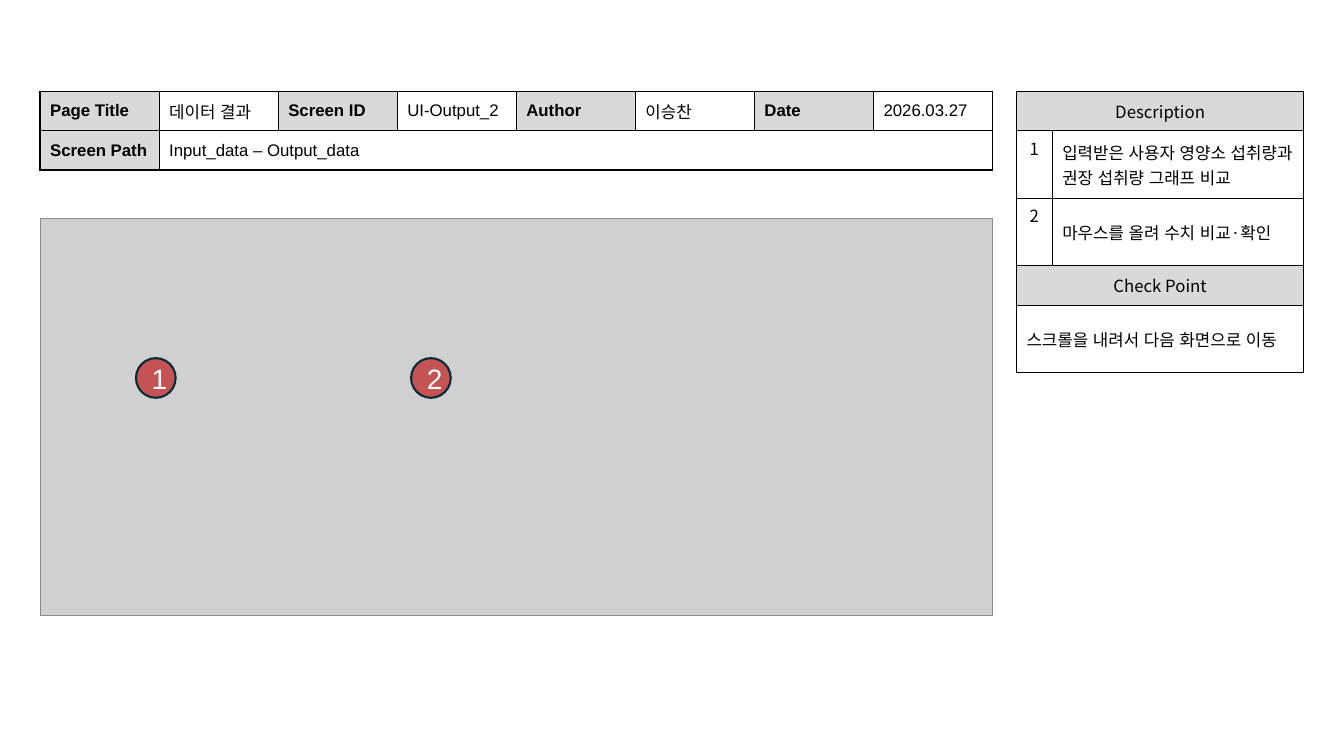
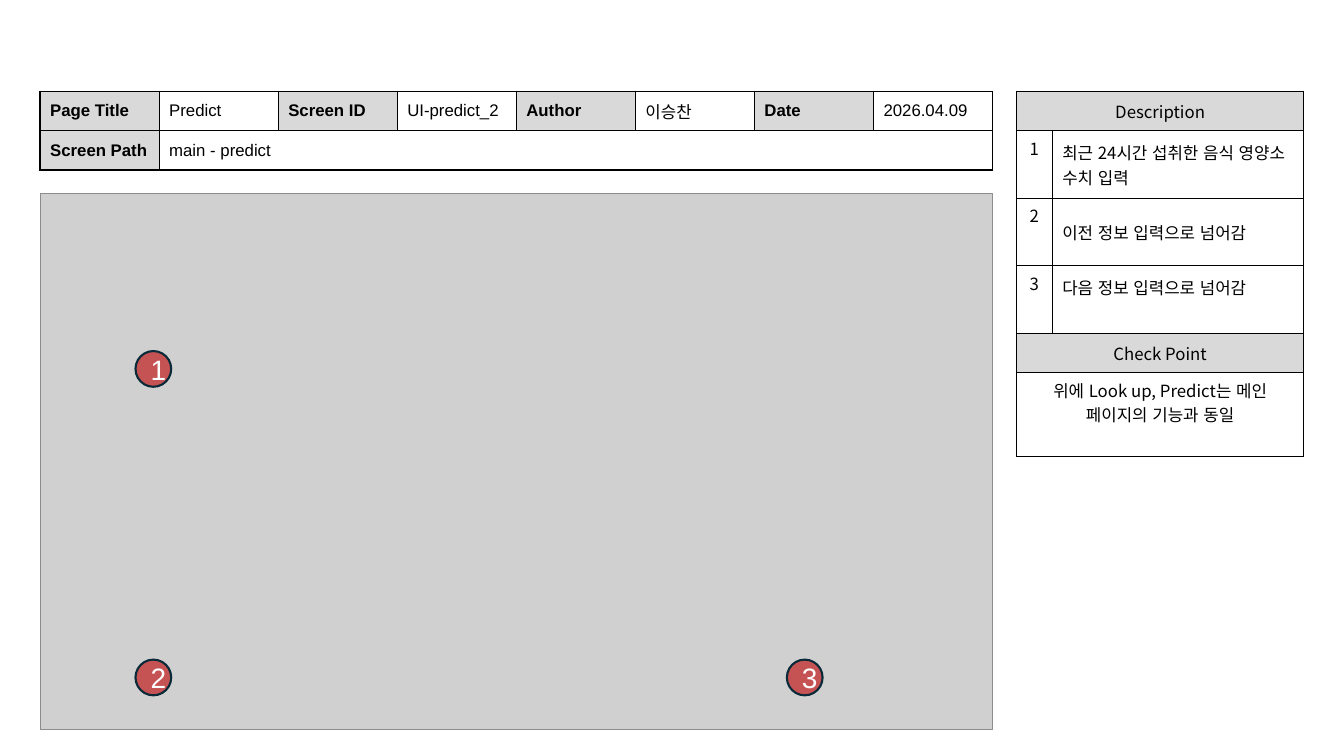
Before and after one commit to dc-inside/LeeSeungChan, a slide deck: slide 3 of 1차 프로젝트/기획/화면 설계서.pptx. Drawn at 1344x756 pixels with LibreOffice and Linux fonts; fonts in the diff are those of the drawing; grey boxes stand for pictures. Boxes give left, top, right and bottom in pixels: in the first picture for what was removed or moved away, otherwise in the second. Text is boxed around its words. In the diff, an @@ line names an element or a change of style, - is before the commit and + after.

```diff
--- a/1차 프로젝트/기획/화면 설계서.pptx
+++ b/1차 프로젝트/기획/화면 설계서.pptx
@@ table at [40,91,992,169] @@
-row 1: Page Title | 데이터 결과 | Screen ID | UI-Output_2 | Author | 이승찬 | Date | 2026.03.27
+row 1: Page Title | Predict | Screen ID | UI-predict_2 | Author | 이승찬 | Date | 2026.04.09
-row 2, column 2: Input_data – Output_data
+row 2, column 2: main - predict
@@ table at [1016,91,1305,444] @@
-row 2: 1 | 입력받은 사용자 영양소 섭취량과 권장 섭취량 그래프 비교
-row 3: 2 | 마우스를 올려 수치 비교·확인
+row 2: 1 | 최근 24시간 섭취한 음식 영양소 수치 입력
+row 3: 2 | 이전 정보 입력으로 넘어감
+row 4: 3 | 다음 정보 입력으로 넘어감
-row 6, column 1: 스크롤을 내려서 다음 화면으로 이동
+row 6, column 1: 위에 Look up, Predict는 메인 페이지의 기능과 동일
@@ picture: place and size @@
-picture at [40,219,993,616]
+picture at [40,194,993,730]
@@ ellipse "1": place and size @@
-ellipse "1" at [136,358,175,397]
+ellipse "1" at [135,351,170,386]
@@ ellipse "2": place and size @@
-ellipse "2" at [411,358,451,397]
+ellipse "2" at [135,659,170,695]
@@ ellipse added at [787,659,823,695], fill #C00000 at 60% opacity, outline #092A39 1.5 pt, 20 pt, text #FFFFFF @@
+3
```
Also in this commit, not shown: 2 other slides changed, 3 slides added, 1 slide removed, 1 other file.
